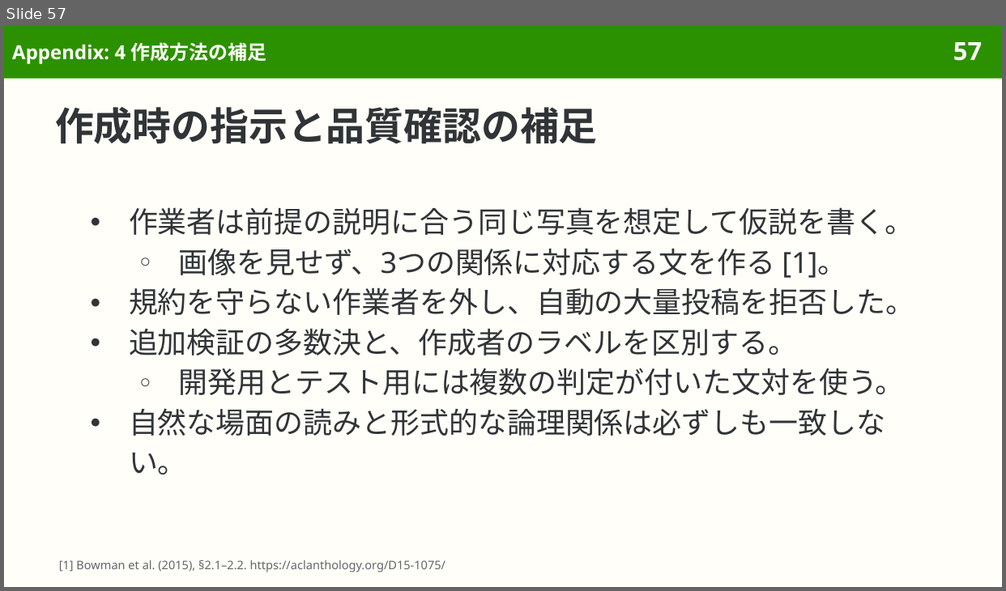
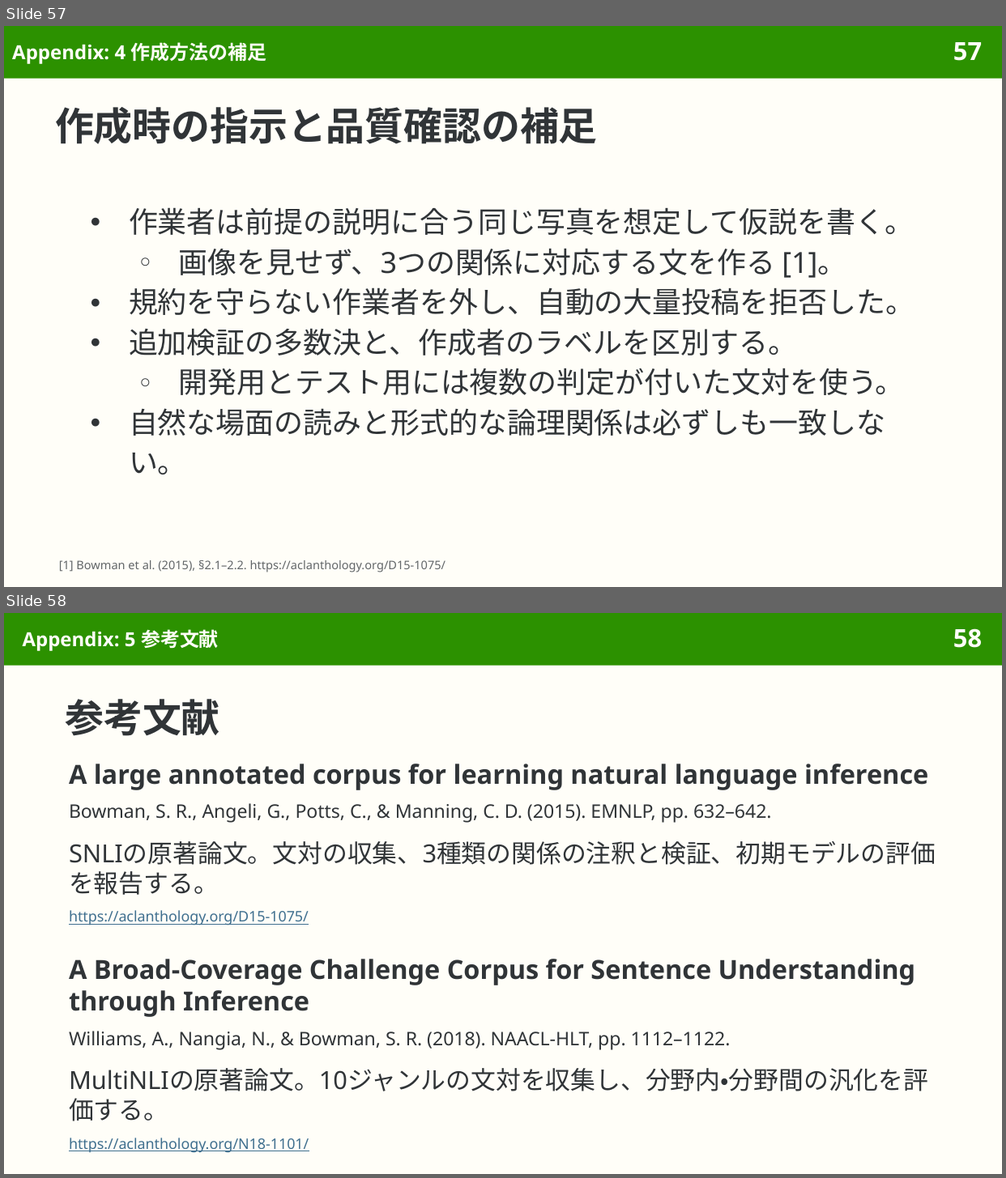
Before and after one commit to sasakiy84/datasets-in-10-minutes, a slide deck: slides/datasets-in-10-minutes-snli.pptx. Shown one above the other, each under a label of ours: slide 57 before the commit, slides 57 and 58 after it. The pictures are 1006x591 and 1006x1178 pixels, drawn with LibreOffice and Linux fonts; fonts in the diff are those of the drawing. Boxes give left, top, right and bottom in pixels: in the first picture for what was removed or moved away, otherwise in the second. Text is boxed around its words. In the diff, an @@ line names an element or a change of style, - is before the commit and + after.

```diff
--- a/slides/datasets-in-10-minutes-snli.pptx
+++ b/slides/datasets-in-10-minutes-snli.pptx
@@ slide 58 added at (4,613,1002,1174), background #FFFEF8; not listed: 2 template elements that a slide beside it also shows @@
@@ title added at (23,629,219,651), 14 pt, text #FFFEF8, bold @@
+Appendix: 5 参考文献
@@ title added at (65,699,219,736), 28 pt, text #303437, bold @@
+参考文献
@@ text added at (69,764,928,790), 19 pt, text #303437, bold @@
+A large annotated corpus for learning natural language inference
@@ text added at (69,803,772,823), 13.5 pt, text #303437 @@
+Bowman, S. R., Angeli, G., Potts, C., & Manning, C. D. (2015). EMNLP, pp. 632–642.
@@ text added at (69,841,936,895), 18 pt, text #303437 @@
+SNLIの原著論文。文対の収集、3種類の関係の注釈と検証、初期モデルの評価を報告する。
@@ text added at (69,910,309,926), 10.5 pt, text #3F6F8F, underline @@
+https://aclanthology.org/D15-1075/
@@ text added at (69,959,916,1017), 19 pt, text #303437, bold @@
+A Broad-Coverage Challenge Corpus for Sentence Understanding through Inference
@@ text added at (69,1031,731,1050), 13.5 pt, text #303437 @@
+Williams, A., Nangia, N., & Bowman, S. R. (2018). NAACL-HLT, pp. 1112–1122.
@@ text added at (69,1068,928,1122), 18 pt, text #303437 @@
+MultiNLIの原著論文。10ジャンルの文対を収集し、分野内・分野間の汎化を評価する。
@@ text added at (69,1138,309,1153), 10.5 pt, text #3F6F8F, underline @@
+https://aclanthology.org/N18-1101/
```
Also in this commit, not shown: 6 other slides added, 3 slides removed, 10 other files.
